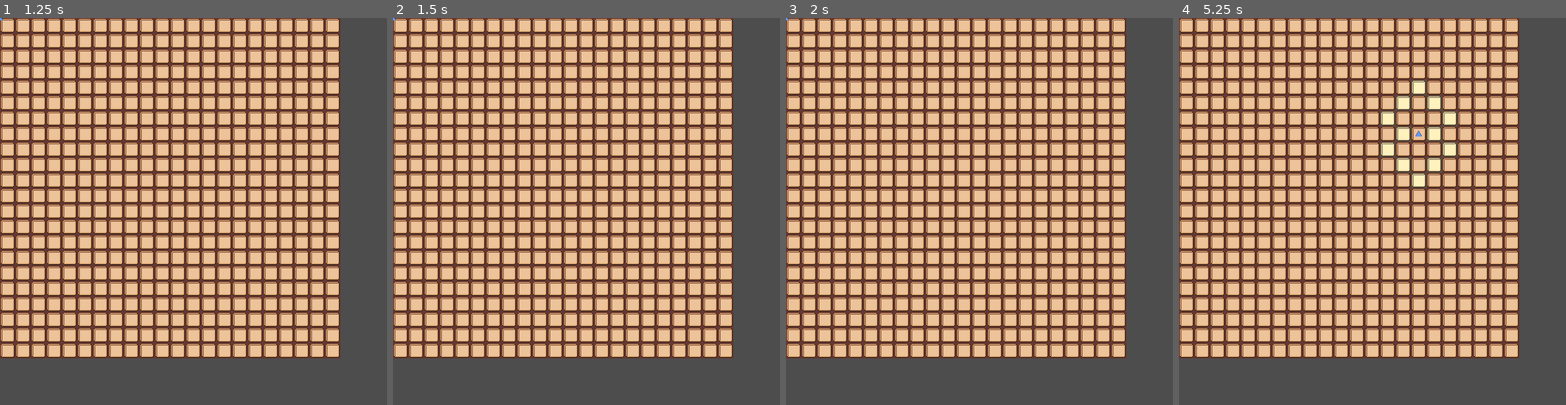
Above: before the commit, frames 1-4 (left to right).
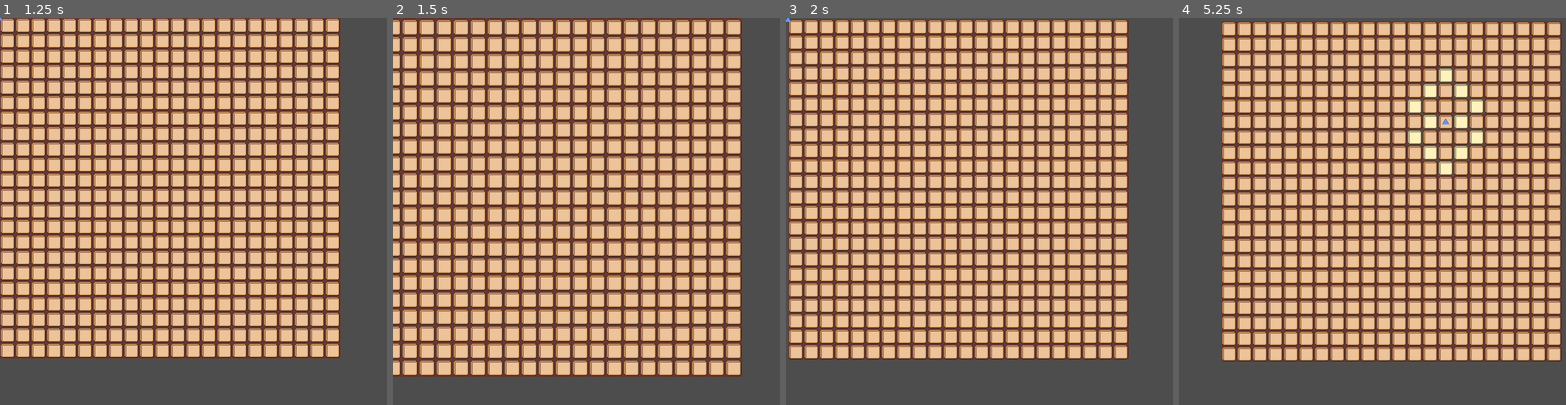
Above: after the commit, the same moments.

Repository: cmd-anurag/cluedo
Game: Godot game, scene res://main_menu.tscn
The game is run twice, just before and just after one commit, with the same random seed, the same clock (stepped at 60 frames per second) and the same inputs.
Inputs (mouse positions are in pixels of both pictures, inside the frame that each line leads up to):
- Up to frame 1 (1.25 s): click "Start Game" at 0.5 s
- Up to frame 2 (1.5 s): tap Enter at 1.25 s; move the mouse to (671, 192) at 1.27 s; hold Mouse wheel up (Scroll_up, bound only after the commit) from 1.28 s (still down)
- Up to frame 3 (2 s): keep holding Mouse wheel up (Scroll_up, bound only after the commit); tap Mouse wheel down (scroll_down, bound only after the commit) at 1.55 s
- Up to frame 4 (5.25 s): tap Space at 2, 3.5, 5 s; move the mouse to (1295, 230) at 2.02 s; release Mouse wheel up (Scroll_up, bound only after the commit) at 2.03 s; tap Mouse wheel down (scroll_down, bound only after the commit) at 2.1, 3.05 s; tap Mouse wheel up (Scroll_up, bound only after the commit) at 2.3, 3.6, 5.1 s; tap Enter at 2.75, 4.25 s; move the mouse to (1411, 126) at 2.77 s; press the mouse at (1411, 126) at 2.78 s; move the mouse to (1353, 288) at 3.52 s; release the mouse at (1353, 288) at 3.53 s; move the mouse to (1488, 269) at 4.27 s; hold Mouse wheel down (scroll_down, bound only after the commit) 4.28-5.03 s; move the mouse to (1256, 153) at 5.02 s

Frame 1 is identical in both runs. In frame 2, 59% of the frame differs, in the area x 0-91%, y 0-93%; in frame 3, 44%; in frame 4, 69%, in the area x 0-99%, y 0-89%.

Commit message:
#14: Initial Approach for zoom

Diff:
--- a/board.tscn
+++ b/board.tscn
@@ -22,9 +22,11 @@
 
 [node name="Board" type="Node2D"]
 
-[node name="main_board" type="TileMapLayer" parent="."]
+[node name="BoardView" type="CanvasLayer" parent="."]
+
+[node name="main_board" type="TileMapLayer" parent="BoardView"]
 tile_map_data = PackedByteArray("AAAAAAAAAQAAAAAAAAAAAAEAAQAAAAAAAAAAAAIAAQAAAAAAAAAAAAMAAQAAAAAAAAAAAAQAAQAAAAAAAAAAAA …(7664 unchanged characters)…
 tile_set = SubResource("TileSet_8l818")
 script = ExtResource("2_psm7c")
 
-[node name="player_blue" parent="." instance=ExtResource("3_8l818")]
+[node name="player_blue" parent="BoardView" instance=ExtResource("3_8l818")]
--- a/main_board.gd
+++ b/main_board.gd
@@ -2,6 +2,7 @@
 
 var player : Sprite2D
 var target : Vector2
+var target2 : Vector2
 var destinations: Array
 
 func _ready() -> void:
@@ -35,7 +36,25 @@
 			var atlasCoords = Vector2i(0, 0)
 			set_cell(destination, 0, atlasCoords);
 			print(destination)
+	elif(event.is_action_pressed("scroll_down")):
+		target = to_local(get_global_mouse_position())
+		$"../../BoardView".scale.x -= 0.1;
+		$"../../BoardView".scale.y -= 0.1;
+		print($"../../BoardView".offset)
+		target2 = to_local(get_global_mouse_position())
+		$"../../BoardView".offset.x -= target.x-target2.x;
+		$"../../BoardView".offset.y -= target.y-target2.y;
+		print($"../../BoardView".offset)
 
+	elif(event.is_action_pressed("Scroll_up")):
+		target = to_local(get_global_mouse_position())
+		$"../../BoardView".scale.x += 0.1;
+		$"../../BoardView".scale.y += 0.1;
+		print($"../../BoardView".offset)
+		target2 = to_local(get_global_mouse_position())
+		$"../../BoardView".offset.x -= target.x-target2.x;
+		$"../../BoardView".offset.y -= target.y-target2.y;
+		print($"../../BoardView".offset)
 
 
 func generatePaths(path: Array, current_cell: Vector2i, visited: Array, all_paths: Array) -> void:
--- a/project.godot
+++ b/project.godot
@@ -19,6 +19,7 @@
 
 window/size/viewport_width=800
 window/size/viewport_height=800
+window/stretch/mode="viewport"
 
 [input]
 
@@ -27,6 +28,16 @@
 "events": [Object(InputEventMouseButton,"resource_local_to_scene":false,"resource_name":"","device":-1,"window_id":0,"a …(253 unchanged characters)…
 ]
 }
+Scroll_up={
+"deadzone": 0.2,
+"events": [Object(InputEventMouseButton,"resource_local_to_scene":false,"resource_name":"","device":-1,"window_id":0,"alt_pressed":false,"shift_pressed":false,"ctrl_pressed":false,"meta_pressed":false,"button_mask":0,"position":Vector2(0, 0),"global_position":Vector2(0, 0),"factor":1.0,"button_index":4,"canceled":false,"pressed":false,"double_click":false,"script":null)
+]
+}
+scroll_down={
+"deadzone": 0.2,
+"events": [Object(InputEventMouseButton,"resource_local_to_scene":false,"resource_name":"","device":-1,"window_id":0,"alt_pressed":false,"shift_pressed":false,"ctrl_pressed":false,"meta_pressed":false,"button_mask":0,"position":Vector2(0, 0),"global_position":Vector2(0, 0),"factor":1.0,"button_index":5,"canceled":false,"pressed":false,"double_click":false,"script":null)
+]
+}
 
 [rendering]
 
